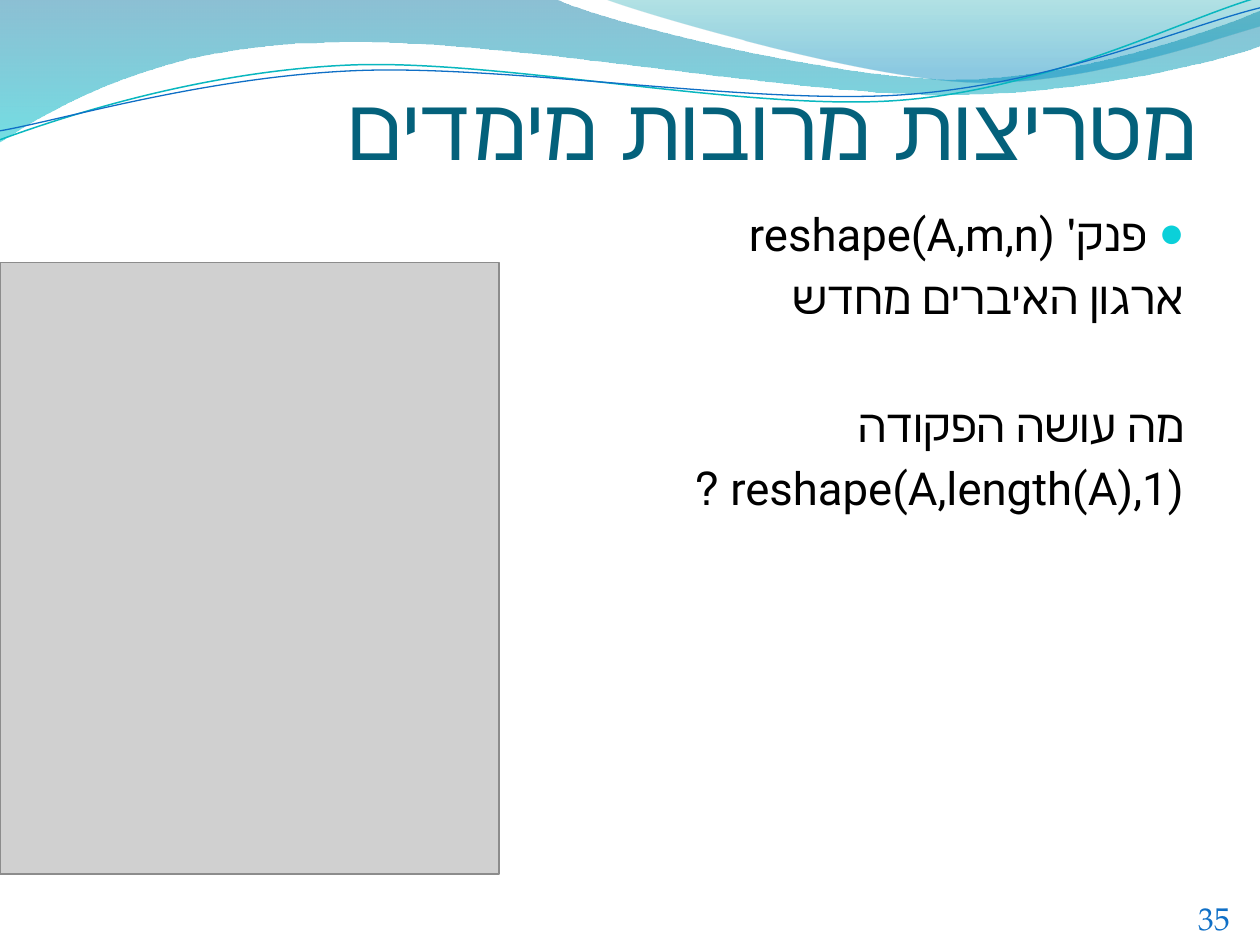
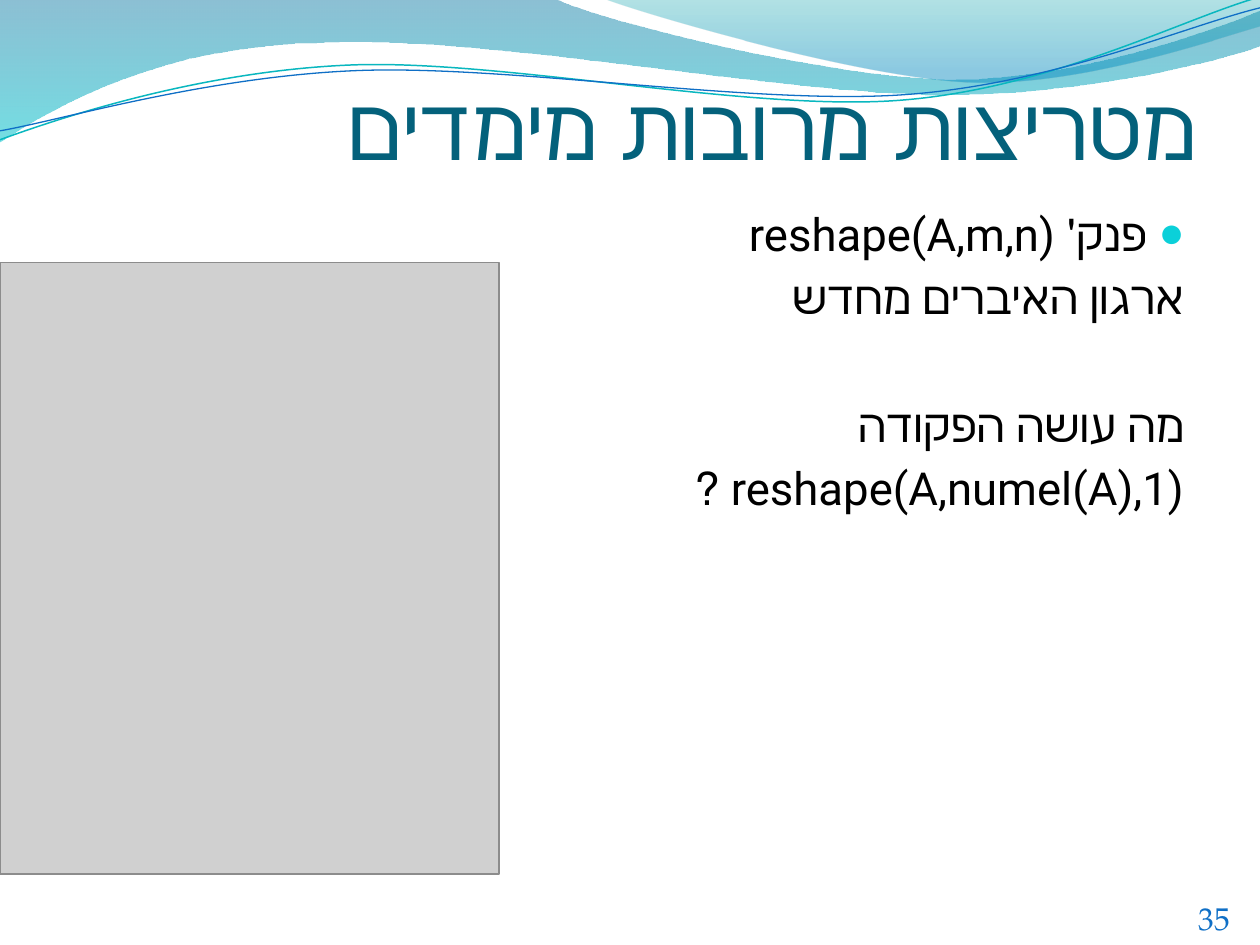
Before and after one commit to mkarptx/mkarptx.github.io, a slide deck: slide 35 of MT/Matlab.pptx. Drawn at 1260x945 pixels with LibreOffice and Linux fonts; fonts in the diff are those of the drawing; grey boxes stand for pictures; background and template pictures are left out. Boxes give left, top, right and bottom in pixels: in the first picture for what was removed or moved away, otherwise in the second. Text is boxed around its words. In the diff, an @@ line names an element or a change of style, - is before the commit and + after.

```diff
--- a/MT/Matlab.pptx
+++ b/MT/Matlab.pptx
@@ text at [731, 468, 1184, 516]: text changed @@
-reshape(A,length(A),1) ?
+reshape(A,numel(A),1) ?
```
Also in this commit, not shown: 17 other slides changed, 36 other files.
